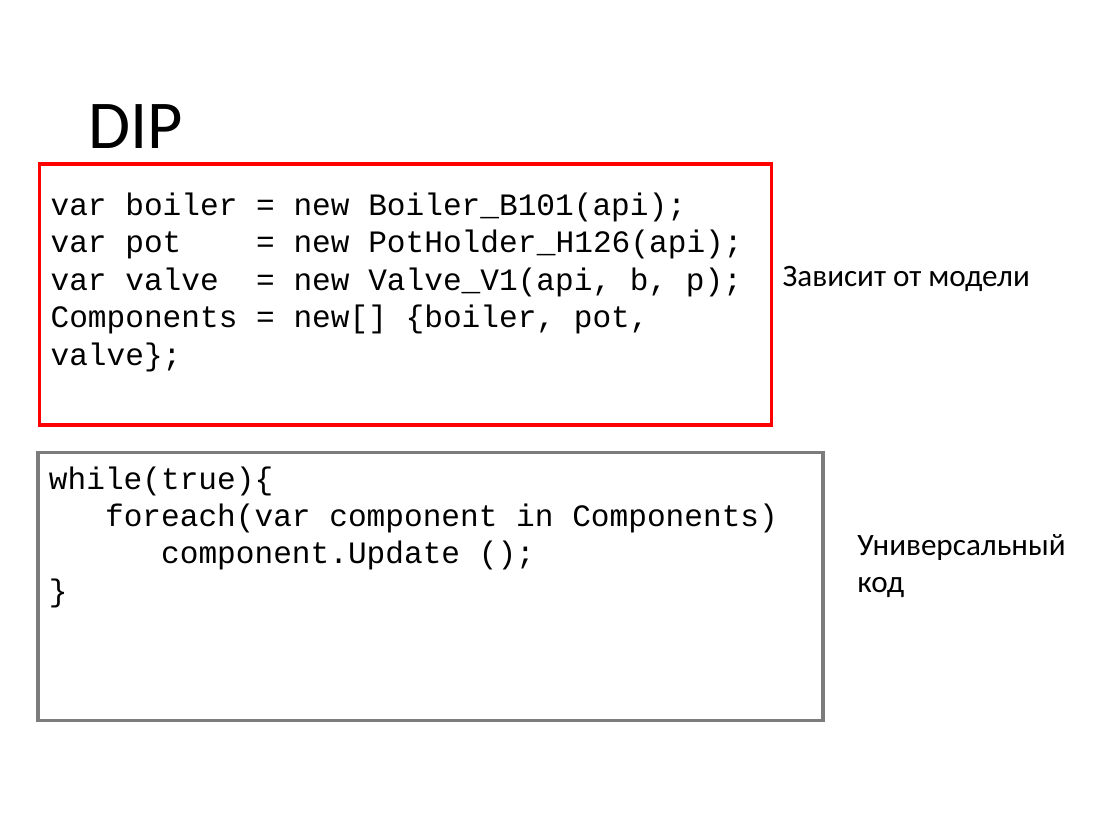
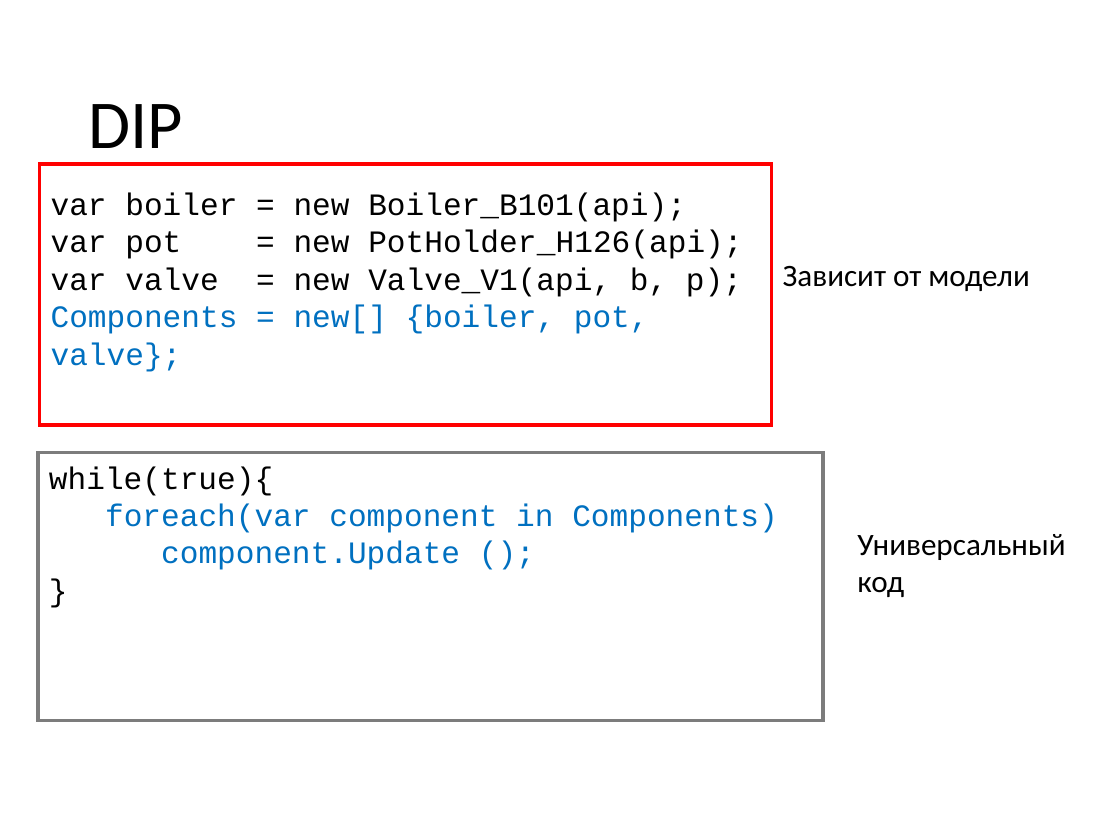
Before and after one commit to valertron/design, a slide deck: slide 63 of Design.pptx (slide 58 before the commit). Drawn at 1120x840 pixels with LibreOffice and Linux fonts; fonts in the diff are those of the drawing. Boxes give left, top, right and bottom in pixels: in the first picture for what was removed or moved away, otherwise in the second. Text is boxed around its words. In the diff, an @@ line names an element or a change of style, - is before the commit and + after.

```diff
--- a/Design.pptx
+++ b/Design.pptx
@@ text in rectangle at (51, 305, 649, 372): text colour #000000 to #0070C0 in "Components = new[] {boiler, pot, valve};" @@
@@ text in rectangle at (105, 504, 778, 570): text colour #000000 to #0070C0 in "foreach(var component in Components)", "component.Update ();" @@
```
Also in this commit, not shown: 17 other slides changed, 19 slides added, 2 slides removed, 1 other file.
